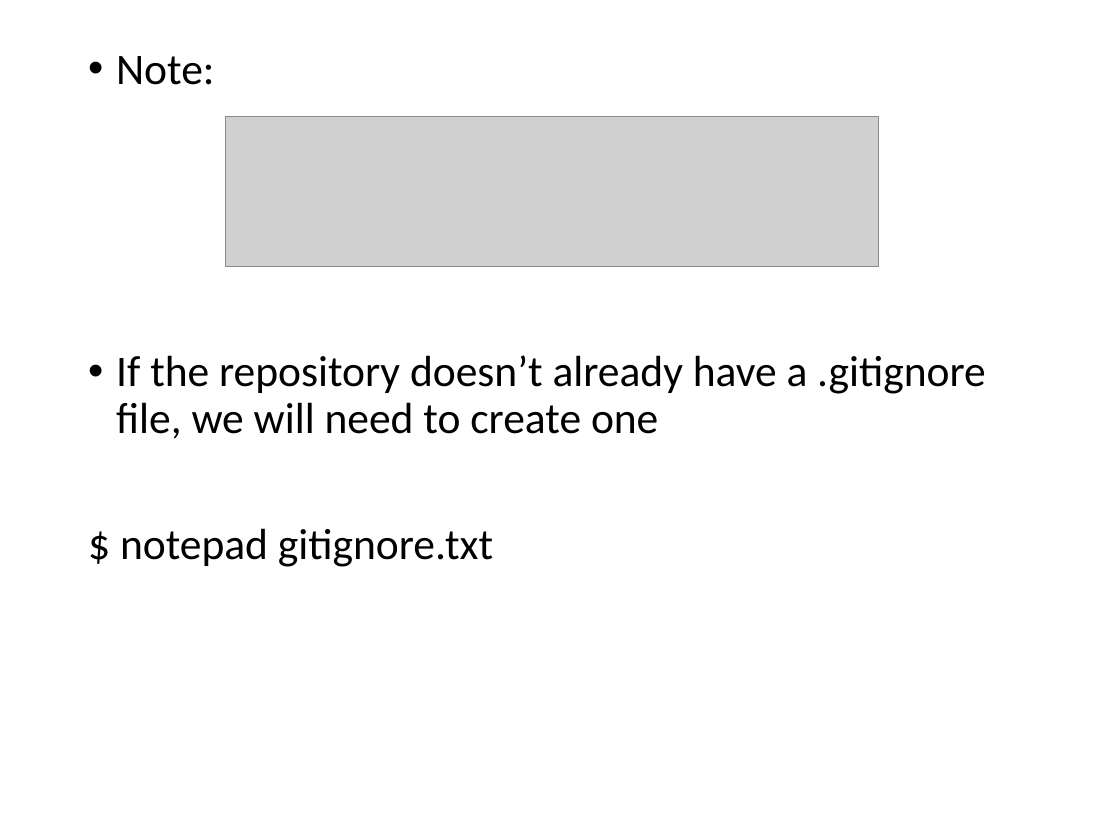
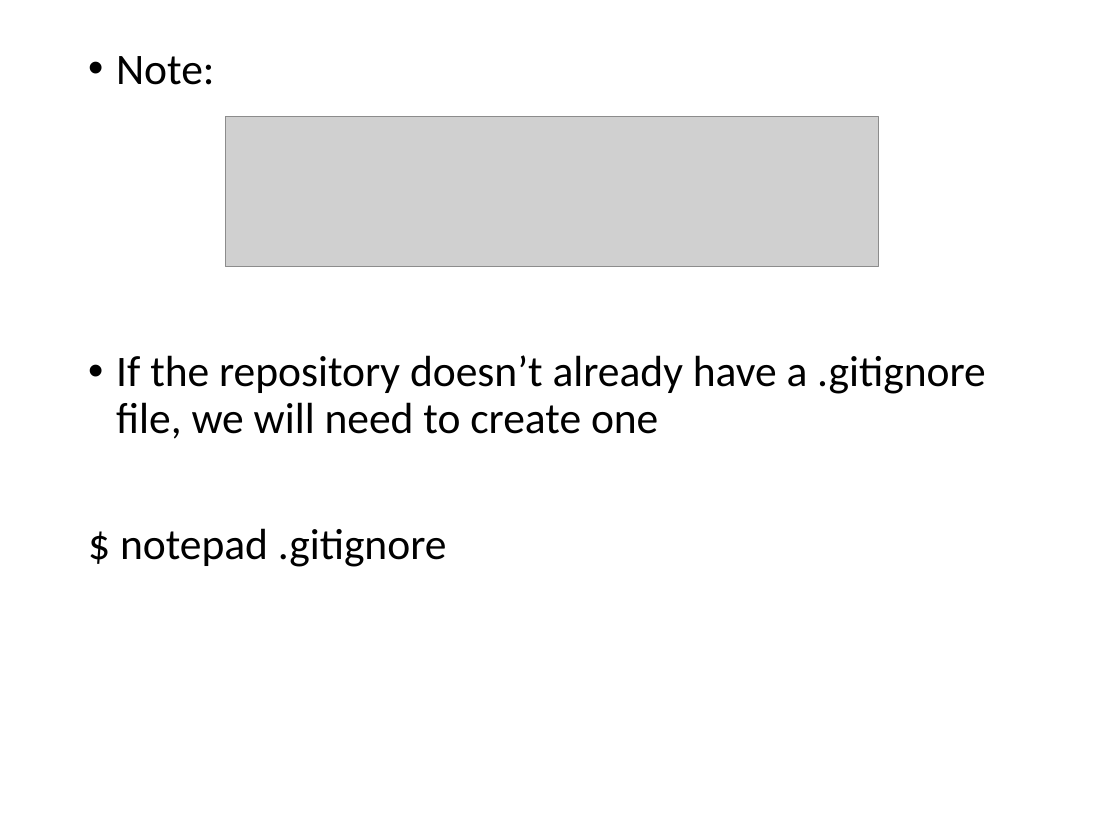
Before and after one commit to WINSTATS-REU/Materials, a slide deck: slide 21 of GitMaterials/3-RemoteRepos.pptx (slide 19 before the commit). Drawn at 1120x840 pixels with LibreOffice and Linux fonts; fonts in the diff are those of the drawing; grey boxes stand for pictures. Boxes give left, top, right and bottom in pixels: in the first picture for what was removed or moved away, otherwise in the second. Text is boxed around its words. In the diff, an @@ line names an element or a change of style, - is before the commit and + after.

```diff
--- a/GitMaterials/3-RemoteRepos.pptx
+++ b/GitMaterials/3-RemoteRepos.pptx
@@ text at (120,528,447,567): text changed @@
-$ notepad gitignore.txt
+$ notepad .gitignore
```
Also in this commit, not shown: 4 other slides changed, 3 slides added, 1 slide removed, 1 other file.
